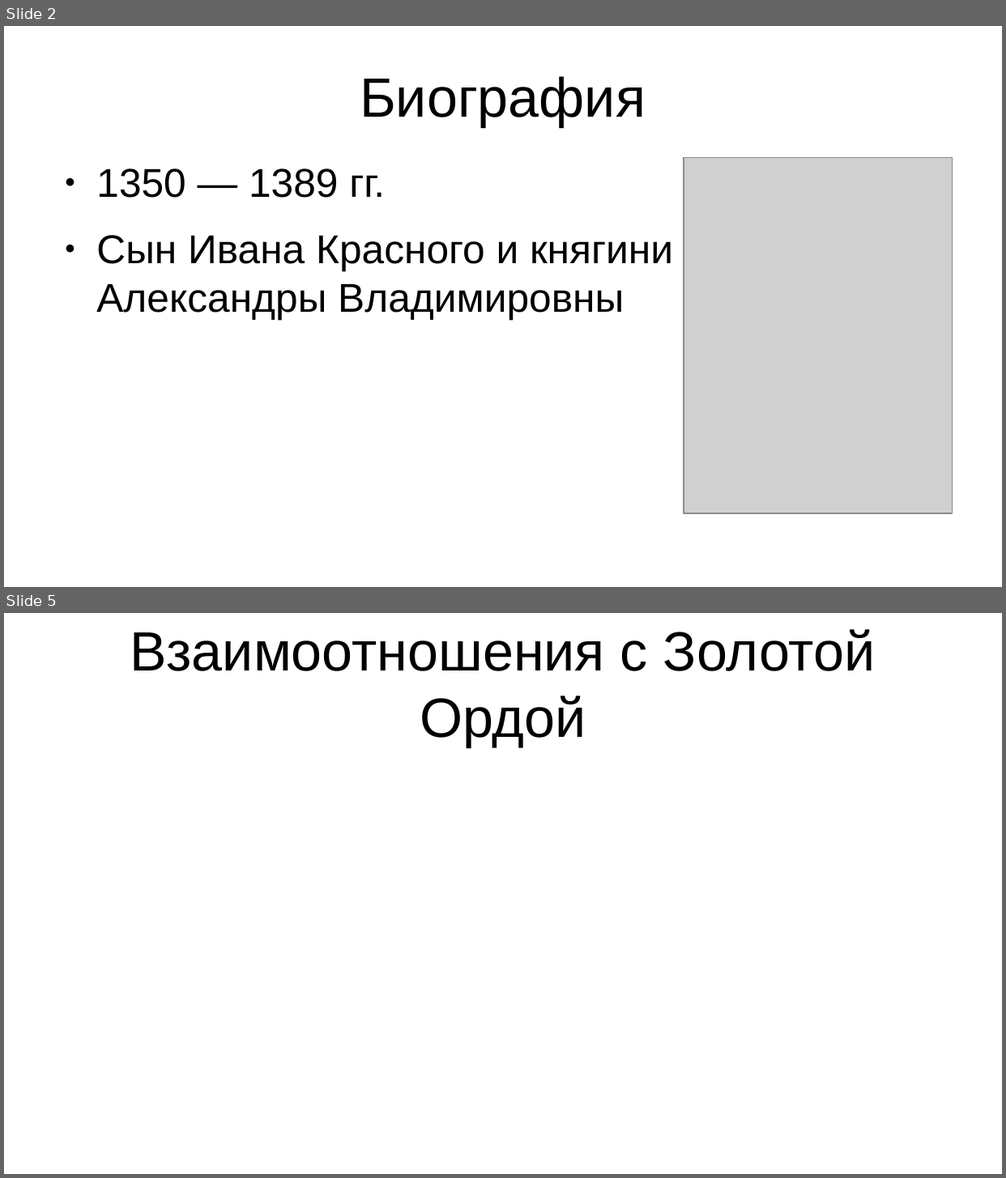
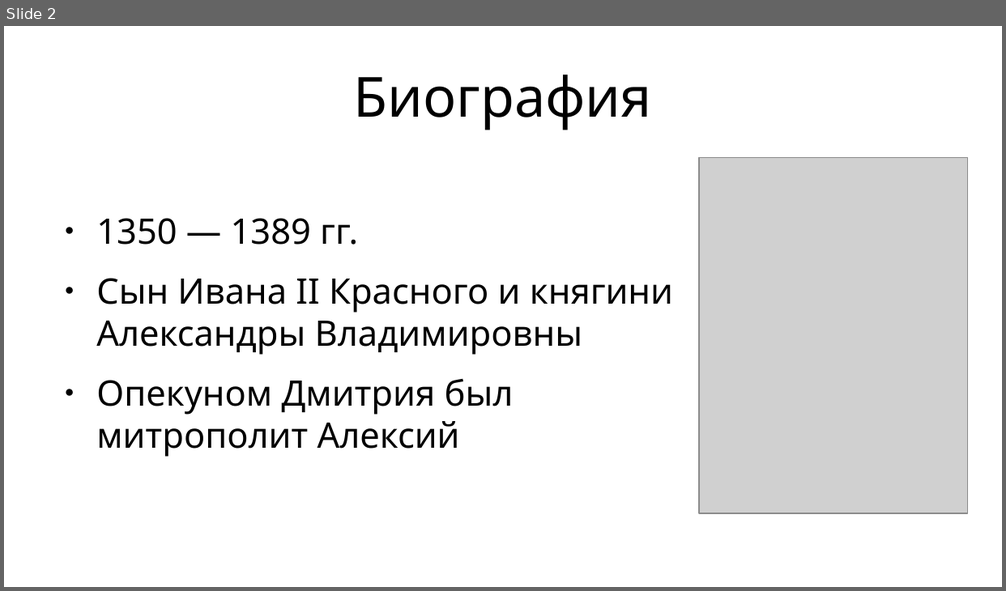
Before and after one commit to Astolfo-femboy-UwU/urban-octo-barnacle, a slide deck: История/Дмитрий Донской.pptx. Shown one above the other, each under a label of ours: slides 2 and 5 before the commit, slide 2 after it; the slides between them are not shown. The pictures are 1006x1178 and 1006x591 pixels, drawn with LibreOffice and Linux fonts; fonts in the diff are those of the drawing; grey boxes stand for pictures. Boxes give left, top, right and bottom in pixels: in the first picture for what was removed or moved away, otherwise in the second. Text is boxed around its words. In the diff, an @@ line names an element or a change of style, - is before the commit and + after.

```diff
--- a/История/Дмитрий Донской.pptx
+++ b/История/Дмитрий Донской.pptx
@@ slide 5 removed at (4, 613, 1002, 1174), background #FFFFFF @@
@@ title removed at (130, 629, 875, 747) @@
-Взаимоотношения с Золотой Ордой
@@ slide 2 changed as well @@
@@ title "Биография" at (353, 75, 652, 130): font Arial to Noto Sans @@
@@ text "1350 — 1389 гг." at (96, 218, 673, 457): vertical alignment top to middle @@
@@ picture: place and size @@
-picture at (684, 157, 953, 514)
+picture at (700, 157, 968, 514)
@@ text at (96, 218, 358, 245): size 32 to 28 pt, font Arial to Noto Sans in "1350 — 1389 гг." @@
@@ text at (96, 278, 673, 457): text changed; size 32 to 28 pt; font Arial to Noto Sans @@
-● Сын Ивана Красного и княгини Александры Владимировны
+● Сын Ивана II Красного и княгини Александры Владимировны
+● Опекуном Дмитрия был митрополит Алексий
```
Also in this commit, not shown: 1 other slide changed, 7 slides added, 4 other slides removed, 3 other files.
